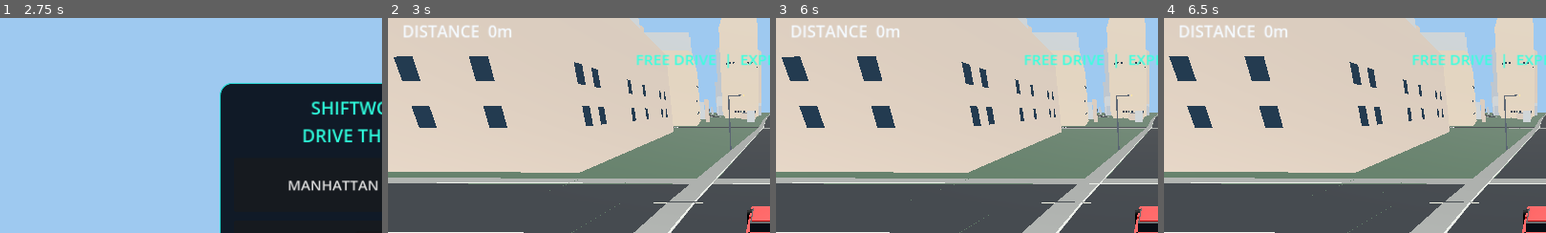
Above: before the commit, frames 1-4 (left to right).
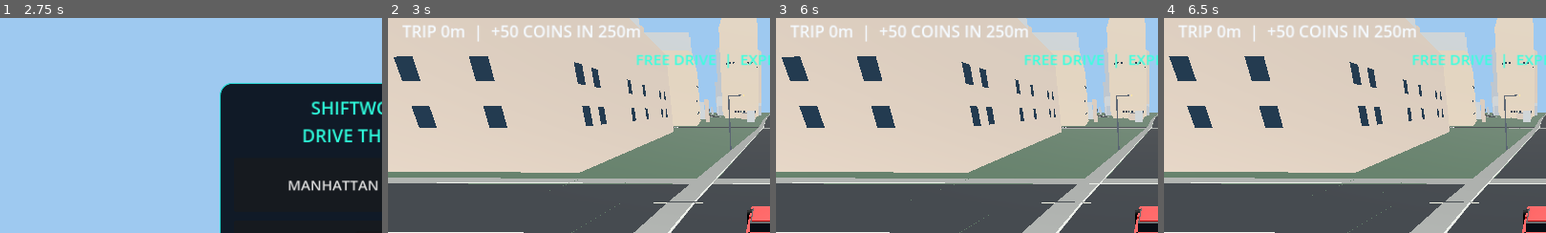
Above: after the commit, the same moments.

Repository: Mehedi13Wp/shiftworld-3d-
Game: Godot game, scene res://scenes/main.tscn
Two runs of this game, one before a commit and one after it. Both use one fixed random seed, a clock stepped at 60 frames per second and the inputs below.
Inputs:
- Up to frame 1 (2.75 s): click "RESTART" at 0.5 s; click "RESTART" at 1.25 s; click "RESTART" at 2 s
- Up to frame 2 (3 s): click "MANHATTAN - FREE DRIVE" at 2.75 s
- Up to frame 3 (6 s): click "LEFT" at 3.5 s; click "RIGHT" at 4.25 s; click "BRAKE" at 5 s; click "GAS" at 5.75 s
- Up to frame 4 (6.5 s): no input
The pictures show only the part of the screen within x 0-50%, y 8-58%; the shares and areas given below are measured in that part.

Frame 1 is identical in both runs. In frame 2, 1.4% of the frame differs, in the area x 3-66%, y 3-12%; in frame 3, 1.4%; in frame 4, 1.4%.

Commit message:
Award coins each 250m and persist garage ownership, selection and travel rewards

Diff:
--- a/scripts/game.gd
+++ b/scripts/game.gd
@@ -613,11 +613,84 @@
 	var data = JSON.parse_string(file.get_as_text())
 	if data is Dictionary:
 		coins = maxi(0, int(data.get("coins", 0)))
+		total_distance = maxf(0.0, float(data.get("total_distance", 0.0)))
+		last_distance_milestone = int(floor(total_distance / 250.0))
+		selected_car = clampi(int(data.get("selected_car", 0)), 0, CAR_MODELS.size() - 1)
+		owned_cars = [0]
+		var saved_owned: Array = data.get("owned_cars", [0])
+		for entry in saved_owned:
+			var id := int(entry)
+			if id > 0 and id < CAR_MODELS.size() and not owned_cars.has(id):
+				owned_cars.append(id)
+		if not owned_cars.has(selected_car):
+			selected_car = 0
 
 func _save_progress() -> void:
 	var file := FileAccess.open("user://shiftworld_progress.json", FileAccess.WRITE)
 	if file != null:
-		file.store_string(JSON.stringify({"coins": coins}))
+		file.store_string(JSON.stringify({"coins": coins, "total_distance": total_distance, "owned_cars": owned_cars, "selected_car": selected_car}))
+
+func _distance_reward(travelled: float) -> void:
+	if travelled <= 0.0 or travelled > 5.0:
+		return
+	total_distance += travelled
+	var new_milestone := int(floor(total_distance / 250.0))
+	if new_milestone <= last_distance_milestone:
+		return
+	var steps := new_milestone - last_distance_milestone
+	last_distance_milestone = new_milestone
+	var earned := steps * 50
+	coins += earned
+	coins_label.text = "COINS  %d" % coins
+	status_label.text = "+%d COINS  |  DISTANCE BONUS" % earned
+	recovery_message_time = 2.6
+	_save_progress()
+
+func _open_garage() -> void:
+	if garage_panel == null:
+		return
+	if city_mode and absf(city_velocity) > 0.6:
+		status_label.text = "STOP THE CAR TO OPEN GARAGE"
+		recovery_message_time = 2.0
+		return
+	_refresh_garage()
+	garage_panel.visible = true
+	if menu_panel != null:
+		menu_panel.visible = false
+
+func _close_garage() -> void:
+	garage_panel.visible = false
+	if not game_started:
+		menu_panel.visible = true
+
+func _refresh_garage() -> void:
+	if garage_title == null:
+		return
+	garage_title.text = "SHIFTWORLD GARAGE  |  %d COINS" % coins
+	for i in range(garage_buttons.size()):
+		var choice := garage_buttons[i]
+		if selected_car == i:
+			choice.text = "%s  |  SELECTED" % CAR_NAMES[i]
+		elif owned_cars.has(i):
+			choice.text = "%s  |  SELECT" % CAR_NAMES[i]
+		else:
+			choice.text = "%s  |  UNLOCK %d COINS" % [CAR_NAMES[i], CAR_PRICES[i]]
+
+func _choose_garage_car(index: int) -> void:
+	if index < 0 or index >= CAR_NAMES.size():
+		return
+	if not owned_cars.has(index):
+		var price := int(CAR_PRICES[index])
+		if coins < price:
+			garage_title.text = "NEED %d MORE COINS FOR %s" % [price - coins, CAR_NAMES[index]]
+			return
+		coins -= price
+		owned_cars.append(index)
+	selected_car = index
+	_apply_car_visual()
+	coins_label.text = "COINS  %d" % coins
+	_save_progress()
+	_refresh_garage()
 
 func _on_checkpoint_reached(reward: int) -> void:
 	coins += reward
@@ -908,7 +981,9 @@
 	if hit != null:
 		city_velocity = 0.0
 		collision_flash = 1.5
-	distance += from.distance_to(car.position)
+	var travelled := from.distance_to(car.position)
+	distance += travelled
+	_distance_reward(travelled)
 	speed = absf(city_velocity)
 	if collision_flash > 0.0:
 		collision_flash -= delta
@@ -924,8 +999,9 @@
 	if city_mode:
 		if recovery_message_time > 0.0:
 			recovery_message_time -= delta
-			if recovery_message_time <= 0.0 and status_label.text == "BACK ON ROAD":
-				status_label.text = ""
+			if recovery_message_time <= 0.0:
+				if status_label.text == "BACK ON ROAD" or status_label.text.contains("DISTANCE BONUS") or status_label.text.contains("STOP THE CAR"):
+					status_label.text = ""
 		var behind := car.position + Vector3(sin(city_heading) * 11.5, 4.7, cos(city_heading) * 11.5)
 		camera.position = camera.position.lerp(behind, minf(delta * 4.5, 1.0))
 		camera.look_at(car.position + Vector3(0, 1.1, 0), Vector3.UP)
@@ -945,7 +1021,8 @@
 		if city_minimap != null and minimap_refresh_time <= 0.0:
 			city_minimap.call("follow", car.position, city_heading, map_target, map_target_visible)
 			minimap_refresh_time = 0.12
-		score_label.text = "MANHATTAN  |  %d km/h\nDISTANCE  %dm" % [int(speed * 3.6), int(distance)]
+		var remaining := maxi(1, int(ceil(float(last_distance_milestone + 1) * 250.0 - total_distance)))
+		score_label.text = "MANHATTAN  |  %d km/h\nTRIP %dm  |  +50 COINS IN %dm" % [int(speed * 3.6), int(distance), remaining]
 		return
 	var target_speed: float = [0.0, 0.0, 0.0][difficulty]
 	if accelerating:
